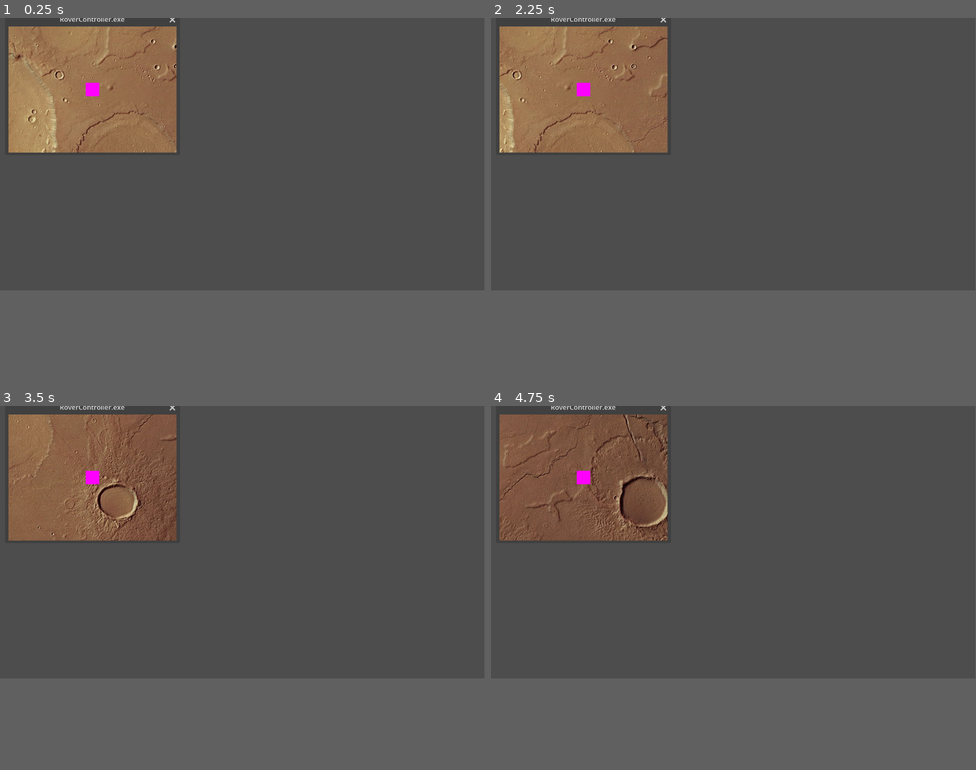
Above: before the commit, frames 1-4 (two rows, left to right).
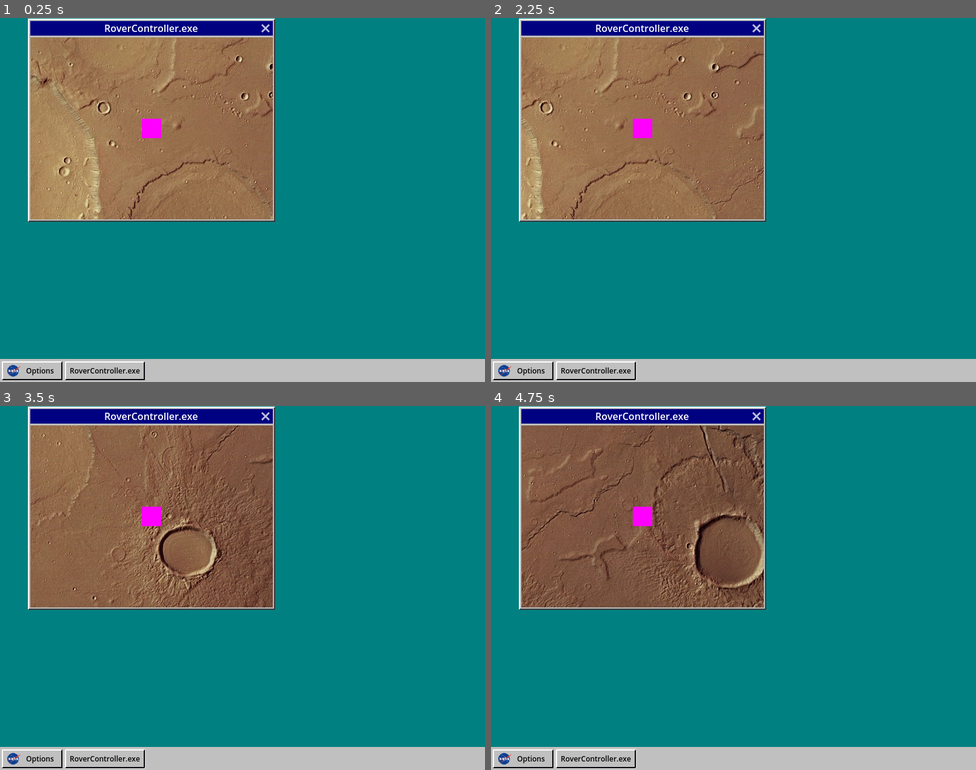
Above: after the commit, the same moments.

Repository: jerrutledge/Mars-Roverflow
Game: Godot game, scene res://scenes/Desktop.tscn
Two runs of this game, one before a commit and one after it. Both use one fixed random seed, a clock stepped at 60 frames per second and the inputs below.
Inputs (mouse positions are in pixels of both pictures, inside the frame that each line leads up to):
- Up to frame 1 (0.25 s): no input
- Up to frame 2 (2.25 s): click (524, 283) at 0.5 s, where only the run after the commit has a clickable "Options"; click (597, 283) at 1.25 s, where only the run after the commit has a clickable "RoverController.exe"; tap Enter at 2 s; hold D (rover_right) from 2.03 s (still down)
- Up to frame 3 (3.5 s): release D (rover_right) at 2.78 s; hold S (rover_down) from 2.78 s (still down)
- Up to frame 4 (4.75 s): release S (rover_down) at 3.53 s; hold D (rover_right) 3.53-4.28 s; hold W (rover_up) from 4.28 s (still down)
In our replay, the window is 799x449 before the commit and 800x600 after it. These sizes can differ from the game's own. Grey fills any space a smaller window leaves; there, only what the larger window draws over its background counts as a difference.

The runs differ from the first frame. In frame 1, 74% of the frame differs, in the area x 0-100%, y 0-100%; in frame 2, 73%; in frame 3, 74%; in frame 4, 73%.

Commit message:
Add windows 95 vibe

Diff:
--- a/project.godot
+++ b/project.godot
@@ -14,6 +14,12 @@
 run/main_scene="res://scenes/Desktop.tscn"
 config/features=PackedStringArray("4.2", "Forward Plus")
 config/icon="res://icon.svg"
+
+[display]
+
+window/size/viewport_width=800
+window/size/viewport_height=600
+window/stretch/mode="viewport"
 
 [dotnet]
 
@@ -41,3 +47,8 @@
 "events": [Object(InputEventKey,"resource_local_to_scene":false,"resource_name":"","device":-1,"window_id":0,"alt_pressed":false,"shift_pressed":false,"ctrl_pressed":false,"meta_pressed":false,"pressed":false,"keycode":0,"physical_keycode":68,"key_label":0,"unicode":100,"echo":false,"script":null)
 ]
 }
+
+[rendering]
+
+textures/canvas_textures/default_texture_filter=0
+environment/defaults/default_clear_color=Color(0, 0.501961, 0.501961, 1)
--- /dev/null
+++ b/resources/button_default_box_texture.tres
@@ -0,0 +1,10 @@
+[gd_resource type="StyleBoxTexture" load_steps=2 format=3 uid="uid://b5iwpu42bgxsq"]
+
+[ext_resource type="Texture2D" uid="uid://xtug66pisfxa" path="res://assets/w95_button_default.png" id="1_xlsj5"]
+
+[resource]
+texture = ExtResource("1_xlsj5")
+texture_margin_left = 8.0
+texture_margin_top = 4.0
+texture_margin_right = 8.0
+texture_margin_bottom = 4.0
--- /dev/null
+++ b/resources/button_pressed_box_texture.tres
@@ -0,0 +1,10 @@
+[gd_resource type="StyleBoxTexture" load_steps=2 format=3 uid="uid://piiqu1dwvi8s"]
+
+[ext_resource type="Texture2D" uid="uid://d4bl521k5wyn" path="res://assets/w95_OK_bpressed.png" id="1_oyo77"]
+
+[resource]
+texture = ExtResource("1_oyo77")
+texture_margin_left = 8.0
+texture_margin_top = 4.0
+texture_margin_right = 8.0
+texture_margin_bottom = 4.0
--- /dev/null
+++ b/resources/theme.tres
@@ -0,0 +1,30 @@
+[gd_resource type="Theme" load_steps=6 format=3 uid="uid://dpktb2f2xymkh"]
+
+[ext_resource type="StyleBox" uid="uid://b5iwpu42bgxsq" path="res://resources/button_default_box_texture.tres" id="1_ix63b"]
+[ext_resource type="StyleBox" uid="uid://bjucq5pd47bal" path="res://resources/window_focused_box_texture.tres" id="2_g2pud"]
+[ext_resource type="StyleBox" uid="uid://piiqu1dwvi8s" path="res://resources/button_pressed_box_texture.tres" id="2_pitj5"]
+[ext_resource type="StyleBox" uid="uid://b0a0dcd2pwn56" path="res://resources/window_unfocused_box_texture.tres" id="3_a3yvm"]
+
+[sub_resource type="StyleBoxFlat" id="StyleBoxFlat_p665n"]
+bg_color = Color(0.752941, 0.752941, 0.752941, 1)
+
+[resource]
+Button/colors/font_color = Color(0, 0, 0, 1)
+Button/colors/font_focus_color = Color(0, 0, 0, 1)
+Button/colors/font_hover_color = Color(0, 0, 0, 1)
+Button/colors/font_hover_pressed_color = Color(1, 1, 1, 1)
+Button/colors/font_pressed_color = Color(1, 1, 1, 1)
+Button/font_sizes/font_size = 12
+Button/styles/hover = ExtResource("1_ix63b")
+Button/styles/normal = ExtResource("1_ix63b")
+Button/styles/pressed = ExtResource("2_pitj5")
+HBoxContainer/constants/separation = 4
+Panel/styles/panel = SubResource("StyleBoxFlat_p665n")
+Window/colors/title_color = Color(1, 1, 1, 1)
+Window/constants/close_h_offset = 20
+Window/constants/close_v_offset = 23
+Window/constants/resize_margin = 4
+Window/constants/title_height = 32
+Window/font_sizes/title_font_size = 16
+Window/styles/embedded_border = ExtResource("2_g2pud")
+Window/styles/embedded_unfocused_border = ExtResource("3_a3yvm")
--- /dev/null
+++ b/resources/window_focused_box_texture.tres
@@ -0,0 +1,14 @@
+[gd_resource type="StyleBoxTexture" load_steps=2 format=3 uid="uid://bjucq5pd47bal"]
+
+[ext_resource type="Texture2D" uid="uid://dx1rodqmv5cuy" path="res://assets/windows95_window_focused.png" id="1_iiu5n"]
+
+[resource]
+texture = ExtResource("1_iiu5n")
+texture_margin_left = 5.0
+texture_margin_top = 31.0
+texture_margin_right = 5.0
+texture_margin_bottom = 4.0
+expand_margin_left = 4.0
+expand_margin_top = 31.0
+expand_margin_right = 4.0
+expand_margin_bottom = 4.0
--- /dev/null
+++ b/resources/window_unfocused_box_texture.tres
@@ -0,0 +1,14 @@
+[gd_resource type="StyleBoxTexture" load_steps=2 format=3 uid="uid://b0a0dcd2pwn56"]
+
+[ext_resource type="Texture2D" uid="uid://catgygolvux34" path="res://assets/windows95_window_unfocused.png" id="1_t04s8"]
+
+[resource]
+texture = ExtResource("1_t04s8")
+texture_margin_left = 5.0
+texture_margin_top = 31.0
+texture_margin_right = 5.0
+texture_margin_bottom = 4.0
+expand_margin_left = 4.0
+expand_margin_top = 31.0
+expand_margin_right = 4.0
+expand_margin_bottom = 4.0
--- a/scenes/Desktop.tscn
+++ b/scenes/Desktop.tscn
@@ -1,6 +1,8 @@
-[gd_scene load_steps=2 format=3 uid="uid://cyhp0qnfe08rs"]
+[gd_scene load_steps=4 format=3 uid="uid://cyhp0qnfe08rs"]
 
 [ext_resource type="PackedScene" uid="uid://db87imsybado5" path="res://scenes/Mars.tscn" id="1_prma1"]
+[ext_resource type="Theme" uid="uid://dpktb2f2xymkh" path="res://resources/theme.tres" id="1_xlljx"]
+[ext_resource type="Texture2D" uid="uid://qc5k8aodpp2u" path="res://assets/nasa_logo_icon_170926.png" id="3_qhokj"]
 
 [node name="Desktop" type="Control"]
 layout_mode = 3
@@ -9,10 +11,44 @@
 anchor_bottom = 1.0
 grow_horizontal = 2
 grow_vertical = 2
+theme = ExtResource("1_xlljx")
 
 [node name="RoverControllerWindow" type="Window" parent="."]
 title = "RoverController.exe"
-position = Vector2i(20, 20)
+position = Vector2i(50, 32)
 size = Vector2i(400, 300)
 
 [node name="Mars" parent="RoverControllerWindow" instance=ExtResource("1_prma1")]
+
+[node name="Taskbar" type="Panel" parent="."]
+custom_minimum_size = Vector2(0, 38)
+layout_mode = 1
+anchors_preset = 12
+anchor_top = 1.0
+anchor_right = 1.0
+anchor_bottom = 1.0
+grow_horizontal = 2
+grow_vertical = 0
+
+[node name="HBoxContainer" type="HBoxContainer" parent="Taskbar"]
+layout_mode = 1
+anchors_preset = 15
+anchor_right = 1.0
+anchor_bottom = 1.0
+offset_left = 3.0
+offset_top = 4.0
+offset_right = -5.0
+offset_bottom = -3.0
+grow_horizontal = 2
+grow_vertical = 2
+
+[node name="Options" type="Button" parent="Taskbar/HBoxContainer"]
+custom_minimum_size = Vector2(100, 0)
+layout_mode = 2
+text = "Options"
+icon = ExtResource("3_qhokj")
+expand_icon = true
+
+[node name="Button" type="Button" parent="Taskbar/HBoxContainer"]
+layout_mode = 2
+text = "RoverController.exe"
Binary file added: assets/nasa_logo_icon_170926.png
Not shown, added: assets/nasa_logo_icon_170926.png.import
Binary file added: assets/w95_OK_bpressed.png
Not shown, added: assets/w95_OK_bpressed.png.import
Binary file added: assets/w95_OK_button.png
Not shown, added: assets/w95_OK_button.png.import
Binary file added: assets/w95_button_default.png
Not shown, added: assets/w95_button_default.png.import
Binary file added: assets/w95_cancel_button.png
Not shown, added: assets/w95_cancel_button.png.import
Binary file added: assets/windows95_window_focused.png
Not shown, added: assets/windows95_window_focused.png.import
(and 2 more such lines)
